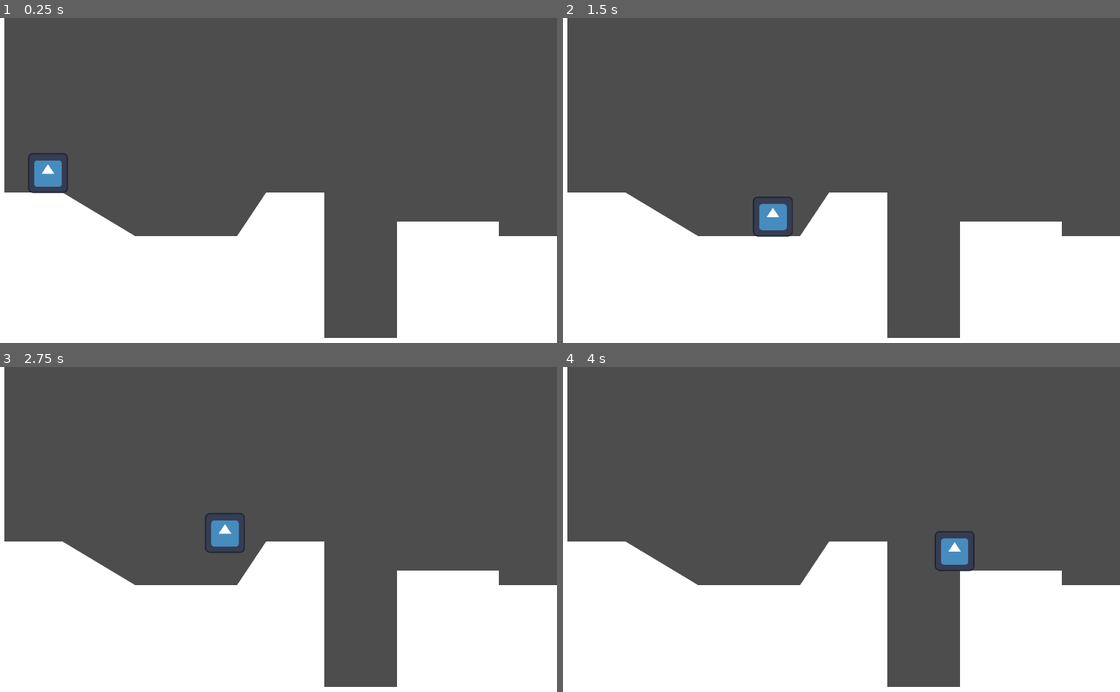
Above: before the commit, frames 1-4 (two rows, left to right).
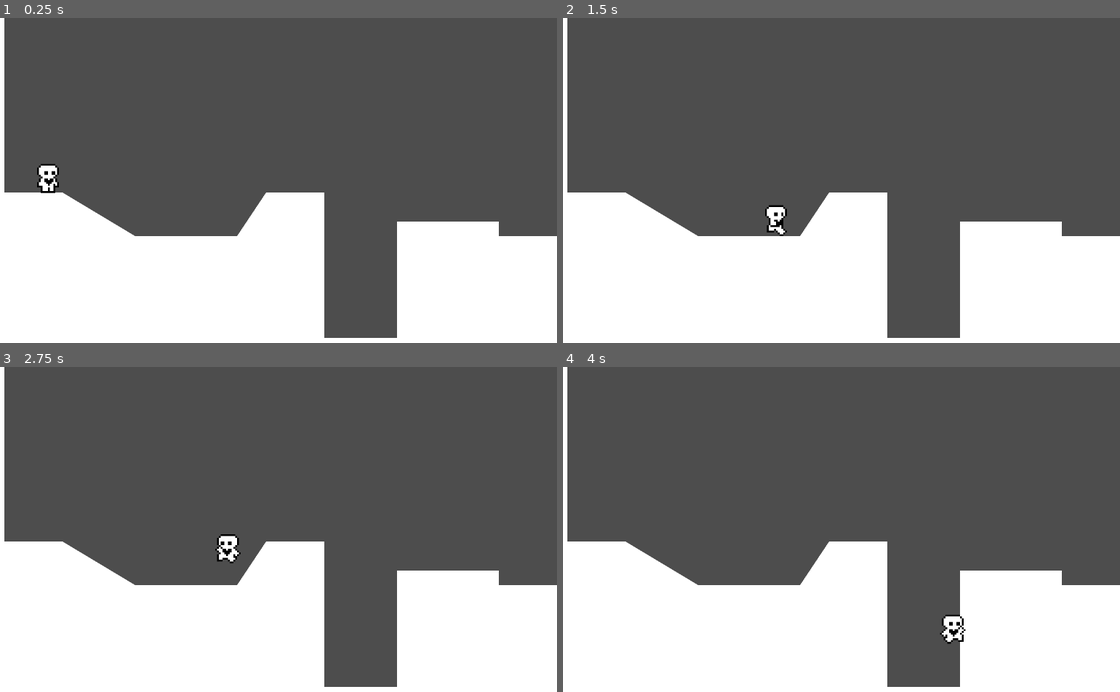
Above: after the commit, the same moments.

Repository: GreyCDevs/platformer-godot-practice
Game: Godot game, scene res://Scenes/world/world.tscn
Same seed, same stepped clock (60 frames per second), same inputs: the game is played once before the commit and once after it. The engine's default icon, where the game draws it, is replaced by a stand-in: a white triangle on a blue panel in a dark square.
Inputs:
- Up to frame 1 (0.25 s): no input
- Up to frame 2 (1.5 s): tap Enter (ui_accept) at 0.5, 0.77 s; hold Right (ui_right) from 0.53 s (still down)
- Up to frame 3 (2.75 s): tap Enter (ui_accept) at 1.52 s; release Right (ui_right) at 2.03 s; hold Left (ui_left) from 2.03 s (still down)
- Up to frame 4 (4 s): release Left (ui_left) at 2.78 s; hold Right (ui_right) from 2.78 s (still down); tap Enter (ui_accept) at 3.02, 3.77 s

The runs differ from the first frame. In frame 1, 0.5% of the frame differs, in the area x 5-13%, y 41-54%; in frame 2, 0.5%; in frame 3, 0.7%; in frame 4, 0.8%, in the area x 66-74%, y 50-86%.

Commit message:
Add animated sprite

Diff:
--- a/Scenes/player/player.gd
+++ b/Scenes/player/player.gd
@@ -6,13 +6,17 @@
 const FRICTION = 1000.0
 const JUMP_VELOCITY = -300.0
 
+@onready var animated_sprite_2d: AnimatedSprite2D = $AnimatedSprite2D
+
 
 func _physics_process(delta: float) -> void:
+	var input_axis := Input.get_axis("ui_left", "ui_right")
+
 	apply_gravity(delta)
-
 	handle_jump()
-
-	handle_movement(delta)
+	handle_movement(input_axis, delta)
+	update_animations(input_axis)
+	move_and_slide()
 
 func apply_gravity(delta: float) -> void:
 	if not is_on_floor():
@@ -27,13 +31,9 @@
 			velocity.y = JUMP_VELOCITY
 
 
-func handle_movement(delta: float) -> void:
-	var input_axis := Input.get_axis("ui_left", "ui_right")
-
+func handle_movement(input_axis: float, delta: float) -> void:
 	handle_acceleration(input_axis, delta)
 	apply_friction(input_axis, delta)
-
-	move_and_slide()
 
 func apply_friction(input_axis: float, delta: float) -> void:
 	if input_axis != 0: return
@@ -42,3 +42,16 @@
 func handle_acceleration(input_axis: float, delta: float) -> void:
 	if input_axis == 0: return
 	velocity.x = move_toward(velocity.x, SPEED * input_axis, ACCELERATION * delta)
+
+func update_animations(input_axis: float) -> void:
+	if input_axis != 0:
+		handle_character_orientation(input_axis)
+		animated_sprite_2d.play("run")
+	else:
+		animated_sprite_2d.play("idle")
+
+	if not is_on_floor():
+		animated_sprite_2d.play("jump")
+
+func handle_character_orientation (input_axis: float) -> void:
+	animated_sprite_2d.flip_h = input_axis < 0
--- a/Scenes/player/player.tscn
+++ b/Scenes/player/player.tscn
@@ -1,9 +1,84 @@
-[gd_scene load_steps=5 format=3 uid="uid://1rrvx57k2cva"]
+[gd_scene load_steps=14 format=3 uid="uid://1rrvx57k2cva"]
 
-[ext_resource type="Texture2D" uid="uid://c4438gssl0ecw" path="res://icon.svg" id="1_8p05u"]
 [ext_resource type="Script" uid="uid://c1ojh4klimek5" path="res://Scenes/player/player.gd" id="1_eo61r"]
+[ext_resource type="Texture2D" uid="uid://bmnekjnrvdpko" path="res://Scenes/player/player.png" id="2_eo61r"]
+
+[sub_resource type="AtlasTexture" id="AtlasTexture_eo61r"]
+atlas = ExtResource("2_eo61r")
+region = Rect2(0, 0, 24, 20)
+
+[sub_resource type="AtlasTexture" id="AtlasTexture_mxepk"]
+atlas = ExtResource("2_eo61r")
+region = Rect2(144, 0, 24, 20)
+
+[sub_resource type="AtlasTexture" id="AtlasTexture_e41v5"]
+atlas = ExtResource("2_eo61r")
+region = Rect2(24, 0, 24, 20)
+
+[sub_resource type="AtlasTexture" id="AtlasTexture_ca0mu"]
+atlas = ExtResource("2_eo61r")
+region = Rect2(48, 0, 24, 20)
+
+[sub_resource type="AtlasTexture" id="AtlasTexture_6upyo"]
+atlas = ExtResource("2_eo61r")
+region = Rect2(72, 0, 24, 20)
+
+[sub_resource type="AtlasTexture" id="AtlasTexture_xxarj"]
+atlas = ExtResource("2_eo61r")
+region = Rect2(96, 0, 24, 20)
+
+[sub_resource type="AtlasTexture" id="AtlasTexture_6k3cy"]
+atlas = ExtResource("2_eo61r")
+region = Rect2(120, 0, 24, 20)
+
+[sub_resource type="AtlasTexture" id="AtlasTexture_kd672"]
+atlas = ExtResource("2_eo61r")
+region = Rect2(0, 0, 24, 20)
+
+[sub_resource type="SpriteFrames" id="SpriteFrames_t3oqc"]
+animations = [{
+"frames": [{
+"duration": 1.0,
+"texture": SubResource("AtlasTexture_eo61r")
+}],
+"loop": true,
+"name": &"idle",
+"speed": 5.0
+}, {
+"frames": [{
+"duration": 1.0,
+"texture": SubResource("AtlasTexture_mxepk")
+}],
+"loop": true,
+"name": &"jump",
+"speed": 5.0
+}, {
+"frames": [{
+"duration": 1.0,
+"texture": SubResource("AtlasTexture_e41v5")
+}, {
+"duration": 1.0,
+"texture": SubResource("AtlasTexture_ca0mu")
+}, {
+"duration": 1.0,
+"texture": SubResource("AtlasTexture_6upyo")
+}, {
+"duration": 1.0,
+"texture": SubResource("AtlasTexture_xxarj")
+}, {
+"duration": 1.0,
+"texture": SubResource("AtlasTexture_6k3cy")
+}, {
+"duration": 1.0,
+"texture": SubResource("AtlasTexture_kd672")
+}],
+"loop": true,
+"name": &"run",
+"speed": 10.0
+}]
 
 [sub_resource type="RectangleShape2D" id="RectangleShape2D_kf5c0"]
+size = Vector2(7.46666, 14.8)
 
 [sub_resource type="GDScript" id="GDScript_mxepk"]
 script/source = "extends CollisionShape2D
@@ -16,13 +91,13 @@
 floor_snap_length = 2.0
 script = ExtResource("1_eo61r")
 
-[node name="Sprite2D" type="Sprite2D" parent="."]
-position = Vector2(8, 8)
-scale = Vector2(0.171875, 0.171875)
-texture = ExtResource("1_8p05u")
+[node name="AnimatedSprite2D" type="AnimatedSprite2D" parent="."]
+position = Vector2(8, -2)
+sprite_frames = SubResource("SpriteFrames_t3oqc")
+animation = &"idle"
 
 [node name="CollisionShape2D" type="CollisionShape2D" parent="."]
-position = Vector2(8, 8)
+position = Vector2(8, -0.0714254)
 scale = Vector2(1.07143, 1.07143)
 shape = SubResource("RectangleShape2D_kf5c0")
 script = SubResource("GDScript_mxepk")
Binary file added: Scenes/player/player.png
Not shown, added: Scenes/player/player.png.import
